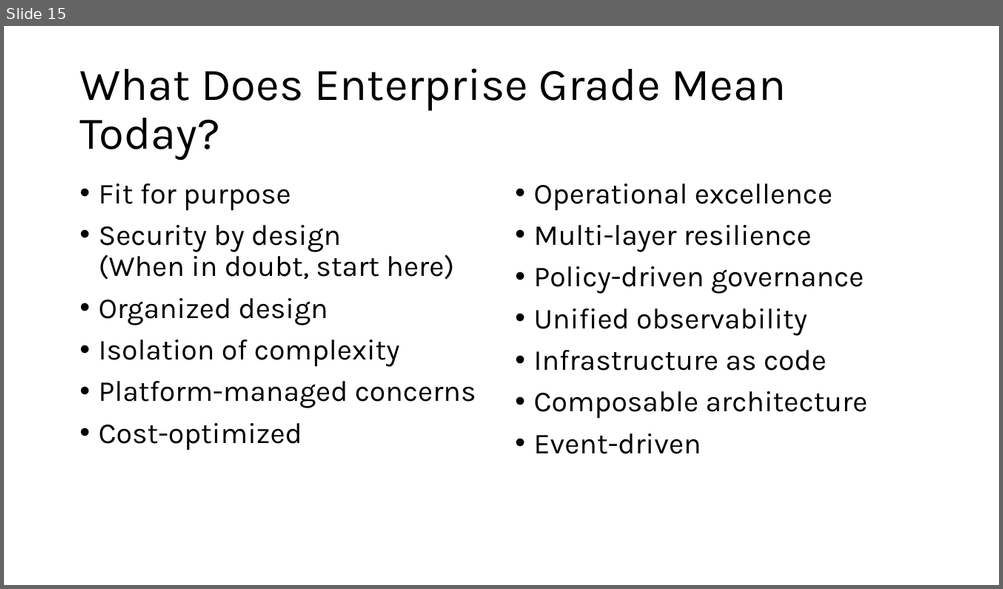
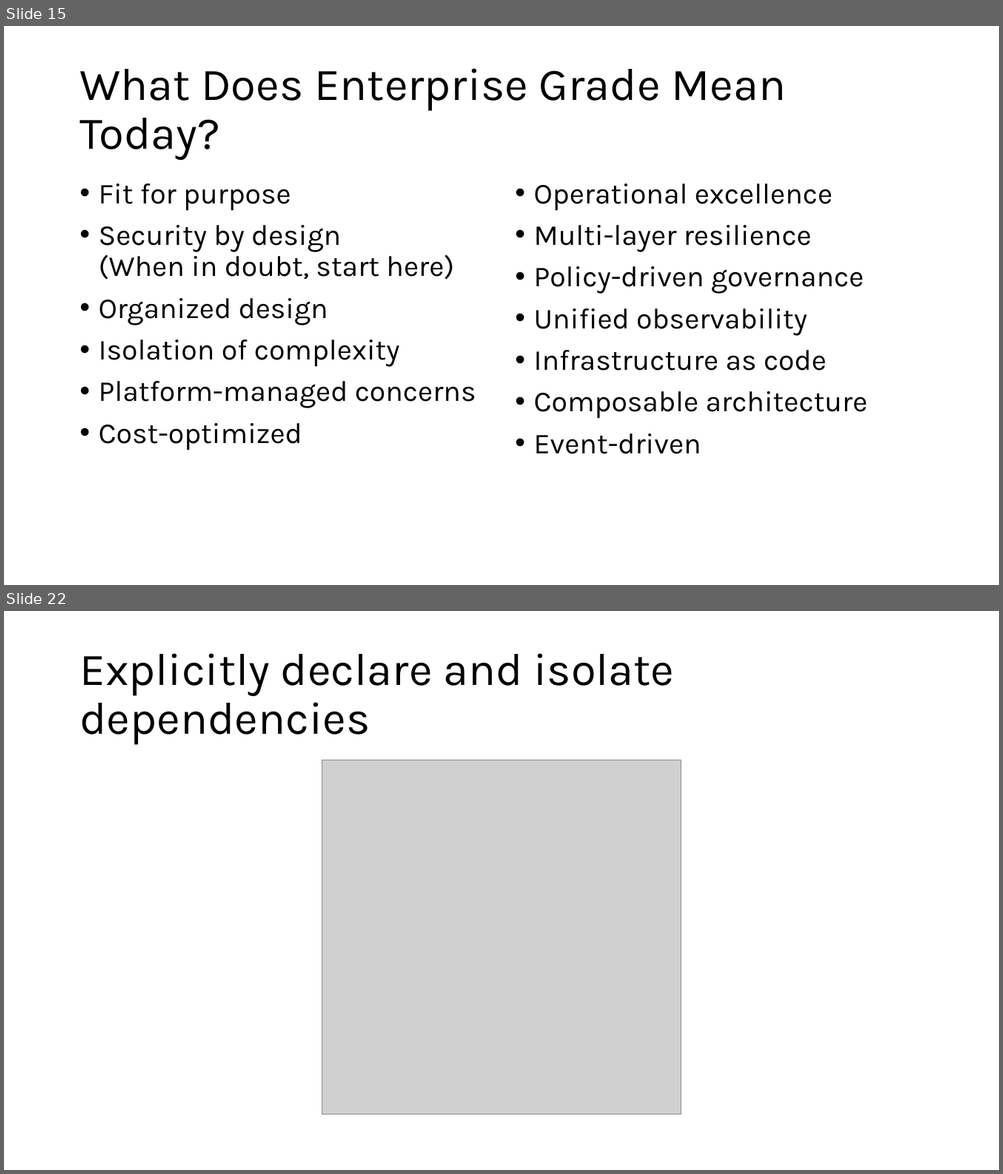
Before and after one commit to ericburcham/cloud-patterns-and-practices, a slide deck: Presentation.pptx. Shown one above the other, each under a label of ours: slide 15 before the commit, slides 15 and 22 after it; the slides between them are not shown. The pictures are 1003x589 and 1003x1174 pixels, drawn with LibreOffice and Linux fonts; fonts in the diff are those of the drawing; grey boxes stand for pictures. Boxes give left, top, right and bottom in pixels: in the first picture for what was removed or moved away, otherwise in the second. Text is boxed around its words. In the diff, an @@ line names an element or a change of style, - is before the commit and + after.

```diff
--- a/Presentation.pptx
+++ b/Presentation.pptx
@@ slide 22 added at (4,611,999,1170), background #FFFFFF @@
@@ title added at (79,653,674,745), 44 pt, text #000000 @@
+Explicitly declare and isolate dependencies
@@ picture added at (322,760,680,1116) @@
```
Also in this commit, not shown: 1 slide changed, 31 other slides added.
